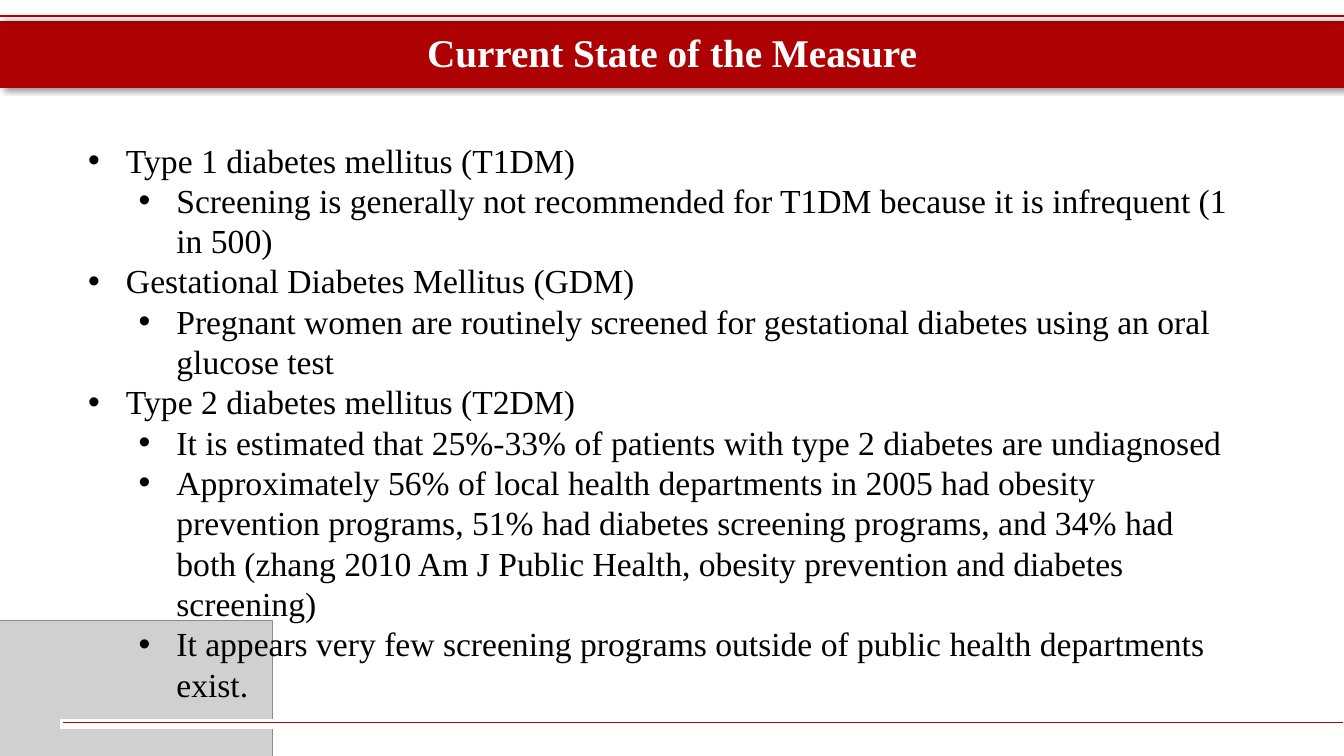
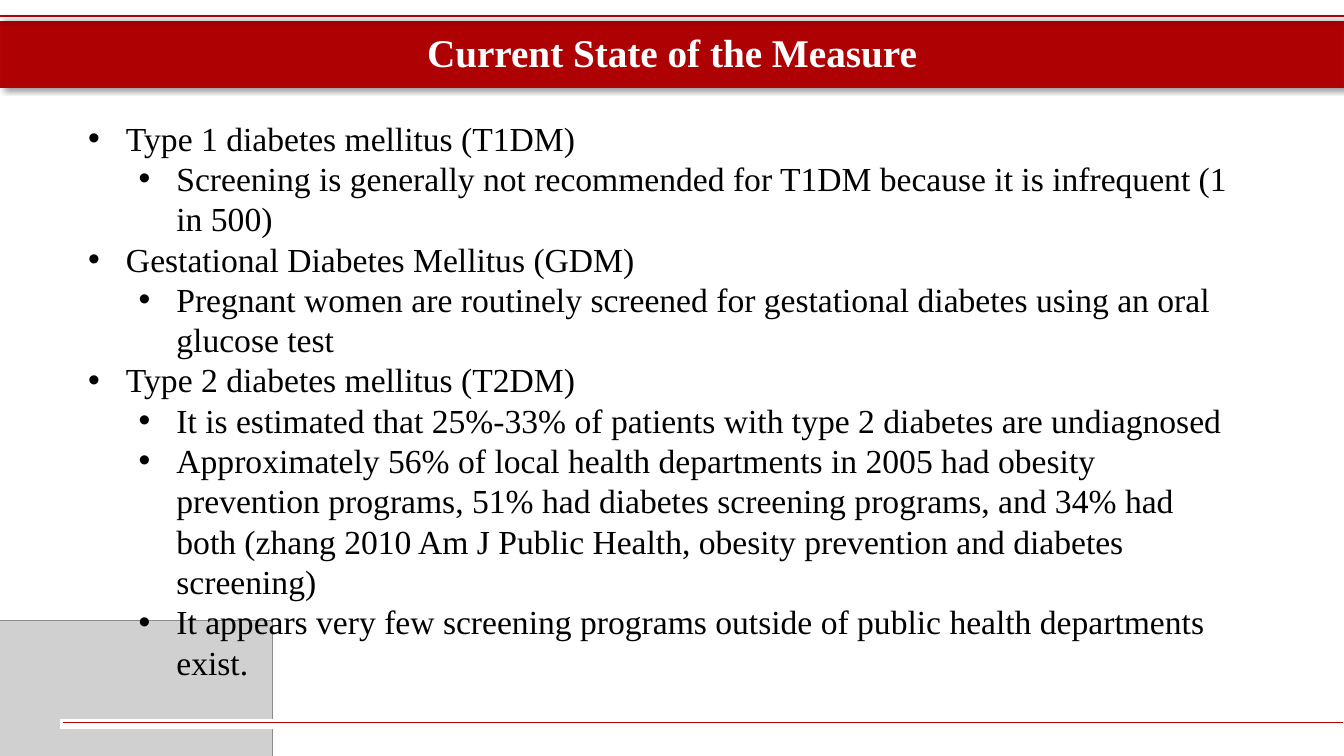
Before and after one commit to davidwsant/systems-modeling-DS, a slide deck: slide 10 of Donut Giveup Group 4 HbA1c Working Draft.pptx (slide 8 before the commit). Drawn at 1344x756 pixels with LibreOffice and Linux fonts; fonts in the diff are those of the drawing; grey boxes stand for pictures. Boxes give left, top, right and bottom in pixels: in the first picture for what was removed or moved away, otherwise in the second. Text is boxed around its words. In the diff, an @@ line names an element or a change of style, - is before the commit and + after.

```diff
--- a/Donut Giveup Group 4 HbA1c Working Draft.pptx
+++ b/Donut Giveup Group 4 HbA1c Working Draft.pptx
@@ text "Type 1 diabetes mellitus (T1DM)": place and size @@
-text "Type 1 diabetes mellitus (T1DM)" at (126,149,1227,698)
+text "Type 1 diabetes mellitus (T1DM)" at (126,127,1227,676)
```
Also in this commit, not shown: 4 other slides changed, 2 slides added, 3 other files.
